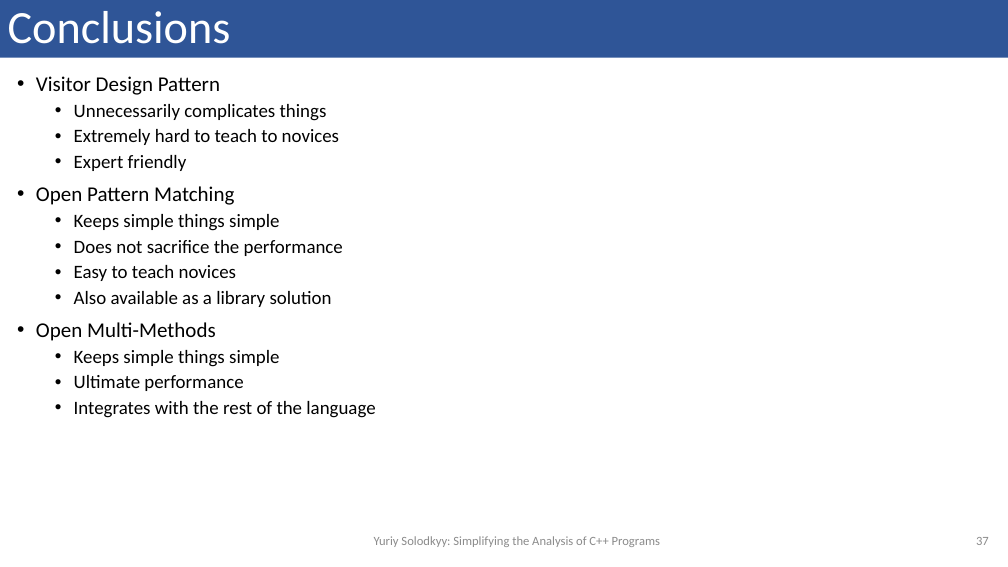
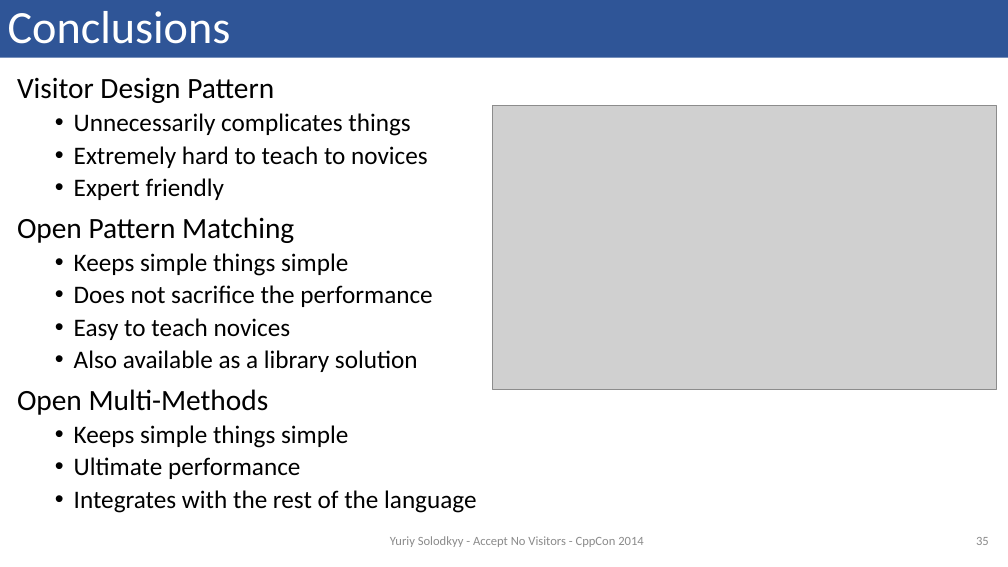
Before and after one commit to solodon4/Mach7, a slide deck: slide 35 of media/presentations/2014-09-12 CppCon.pptx (slide 37 before the commit). Drawn at 1008x567 pixels with LibreOffice and Linux fonts; fonts in the diff are those of the drawing; grey boxes stand for pictures. Boxes give left, top, right and bottom in pixels: in the first picture for what was removed or moved away, otherwise in the second. Text is boxed around its words. In the diff, an @@ line names an element or a change of style, - is before the commit and + after.

```diff
--- a/media/presentations/2014-09-12 CppCon.pptx
+++ b/media/presentations/2014-09-12 CppCon.pptx
@@ text "Visitor Design Pattern" at (x1=17, y1=78, x2=476, y2=513): size 20 to 28 pt in "Visitor Design Pattern", "Open Pattern Matching", "Open Multi-Methods"; size 18 to 24 pt in "Unnecessarily complicates things", "Extremely hard to teach to novices", "Expert friendly", "Keeps simple things simple" and 6 more places; bullet • to none @@
@@ picture added at (x1=492, y1=106, x2=997, y2=389) @@
@@ text at (x1=390, y1=536, x2=643, y2=547): text changed @@
-Yuriy Solodkyy: Simplifying the Analysis of C++ Programs
+Yuriy Solodkyy - Accept No Visitors - CppCon 2014
@@ page number at (x1=976, y1=537, x2=989, y2=545): text changed @@
-37
+35
```
Also in this commit, not shown: 35 other slides changed, 6 slides added.
